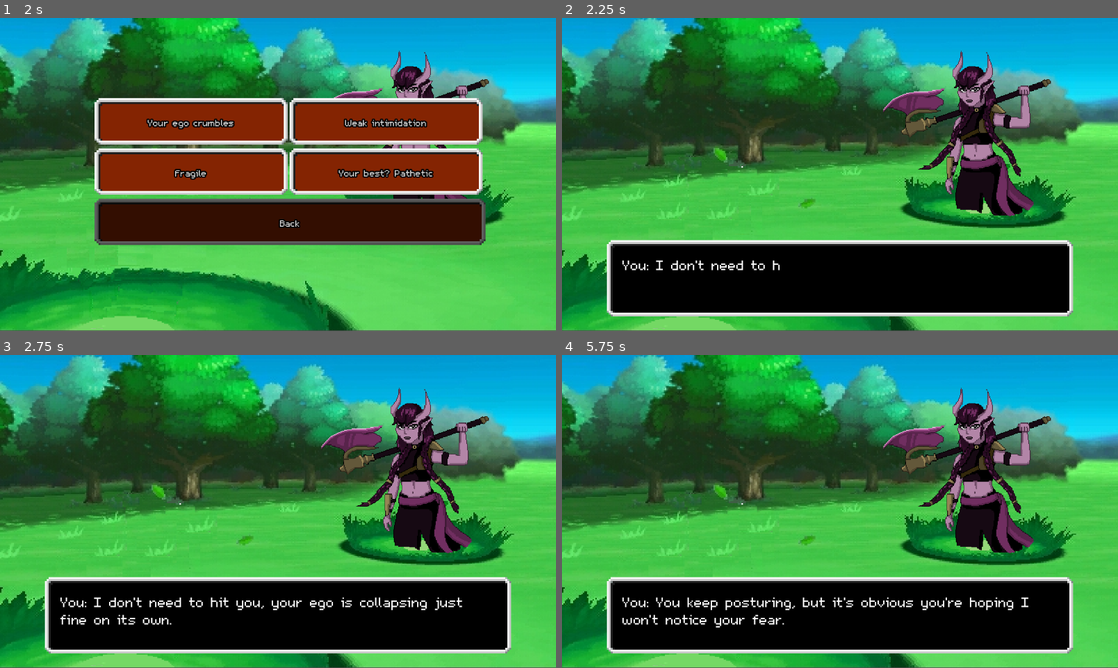
Above: before the commit, frames 1-4 (two rows, left to right).
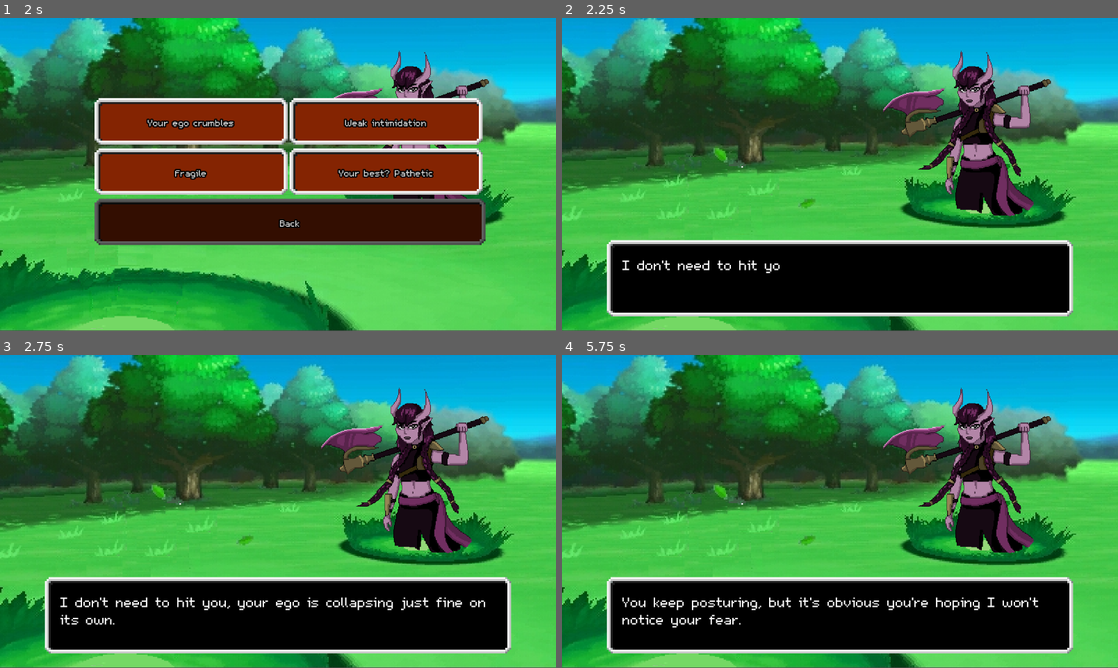
Above: after the commit, the same moments.

Repository: AyaPK/jingle-jam-2025
Game: Godot game, scene res://scenes/main_menu.tscn
The game is run twice, just before and just after one commit, with the same random seed, the same clock (stepped at 60 frames per second) and the same inputs.
Inputs (mouse positions are in pixels of both pictures, inside the frame that each line leads up to):
- Up to frame 1 (2 s): click "Furia" at 0.5 s; tap Enter (ui_accept) at 1.25, 1.52 s; move the mouse to (400, 158) at 1.27 s; tap T (test) at 1.35 s
- Up to frame 2 (2.25 s): click "Your ego crumbles" at 2 s
- Up to frame 3 (2.75 s): no input
- Up to frame 4 (5.75 s): move the mouse to (728, 527) at 2.77 s; tap T (test) at 2.85, 3.6, 4.35 s; tap Enter (ui_accept) at 3.02, 4.25, 4.52 s; move the mouse to (895, 442) at 3.52 s; move the mouse to (812, 574) at 4.27 s; click "I see your fear" at 5 s

Frame 1 is identical in both runs. In frame 2, 0.4% of the frame differs, in the area x 10-40%, y 77-82%; in frame 3, 1.4%; in frame 4, 1.5%, in the area x 10-86%, y 77-88%.

Commit message:
Tag team

Diff:
--- a/00_autoloads/00_battle_manager.gd
+++ b/00_autoloads/00_battle_manager.gd
@@ -27,20 +27,17 @@
 
 func execute_turn() -> void:
 	battle_state = STATES.EXECUTING_TURNS
-	var demon_turn = _get_demon_turn()
+	var demon_turn = _get_demon_turn(current_demon)
 
 	# Player turn
 	if player_turn is Item:
 		player_turn.effect.trigger()
 	elif player_turn is Dialog:
-		DialogPanel.push_text("You: "+player_turn.dialog_text)
-		demon_hp -= player_turn.damage
-		demon_seduction += player_turn.seduction
-		if player_turn.type == Dialog.DIALOG_TYPE.ATTACK:
-			AudioManager.play_sfx("hit")
-		else:
-			AudioManager.play_sfx("seduce")
+		_attack_with_dialog(player_turn)
 	await Signals.dialog_finished
+
+	# Partner interjection
+	_random_partner_attacks()
 
 	# Battle end checks?
 	if demon_hp <= 0:
@@ -161,6 +158,22 @@
 	# If pool is too small, return ANY dialog (shows a warning condition)
 	return pool[0]
 
-func _get_demon_turn() -> Dialog:
+func _attack_with_dialog(dialog: Dialog, demon: Demon = null) -> void:
+	DialogPanel.push_text(dialog.dialog_text, demon)
+	demon_hp -= dialog.damage
+	demon_seduction += dialog.seduction
+	if dialog.type == Dialog.DIALOG_TYPE.ATTACK:
+		AudioManager.play_sfx("hit")
+	else:
+		AudioManager.play_sfx("seduce")
+
+func _random_partner_attacks() -> void:
+	for demon in GameStateManager.seduced_demons:
+		if randi() % 100 < 10:
+			var demon_turn = _get_demon_turn(demon)
+			_attack_with_dialog(demon_turn, demon)
+			await Signals.dialog_finished
+
+func _get_demon_turn(demon: Demon) -> Dialog:
 	# TODO: More complicated logic here?
-	return current_demon.battle_dialog.pick_random()
+	return demon.battle_dialog.pick_random()
--- a/00_autoloads/00_game_state_manager.gd
+++ b/00_autoloads/00_game_state_manager.gd
@@ -1,10 +1,23 @@
 extends Node
+
+const ENVY = preload("res://resources/demons/envy.tres")
+const GLUTTONY = preload("res://resources/demons/gluttony.tres")
+const GREED = preload("res://resources/demons/greed.tres")
+const LUST = preload("res://resources/demons/lust.tres")
+const PRIDE = preload("res://resources/demons/pride.tres")
+const SLOTH = preload("res://resources/demons/sloth.tres")
+const WRATH = preload("res://resources/demons/wrath.tres")
+
+var all_demons: Array[Demon] = [ENVY, GLUTTONY, GREED, LUST, PRIDE, SLOTH, WRATH]
 
 var has_any_partners: bool :
 	get: return DEMON_STATES.SEDUCED in demon_states.values()
 
-var has_pending_demons: bool :
+var has_available_demons: bool :
 	get: return DEMON_STATES.AVAILABLE in demon_states.values()
+
+var seduced_demons: Array[Demon]:
+	get: return all_demons.filter(demon_is_seduced)
 
 enum DEMON_STATES {
 	AVAILABLE,
@@ -13,13 +26,13 @@
 }
 
 var demon_states: Dictionary = {
-	"Wrath": DEMON_STATES.AVAILABLE,
-	"Lust": DEMON_STATES.AVAILABLE,
-	"Greed": DEMON_STATES.AVAILABLE,
-	"Gluttony": DEMON_STATES.AVAILABLE,
-	"Pride": DEMON_STATES.AVAILABLE,
-	"Sloth": DEMON_STATES.AVAILABLE,
-	"Envy": DEMON_STATES.AVAILABLE
+	ENVY.internal_name: DEMON_STATES.AVAILABLE,
+	GLUTTONY.internal_name: DEMON_STATES.AVAILABLE,
+	GREED.internal_name: DEMON_STATES.AVAILABLE,
+	LUST.internal_name: DEMON_STATES.AVAILABLE,
+	PRIDE.internal_name: DEMON_STATES.AVAILABLE,
+	SLOTH.internal_name: DEMON_STATES.AVAILABLE,
+	WRATH.internal_name: DEMON_STATES.AVAILABLE
 }
 
 func _ready() -> void:
@@ -35,14 +48,14 @@
 	var demon = BattleManager.current_demon
 	demon_states[demon.internal_name] = DEMON_STATES.SEDUCED
 
-func demon_is_seduced(demon_name) -> bool:
-	return demon_states[demon_name] == DEMON_STATES.SEDUCED
+func demon_is_seduced(demon: Demon) -> bool:
+	return demon_states[demon.internal_name] == DEMON_STATES.SEDUCED
 
-func demon_is_beaten(demon_name) -> bool:
-	return demon_states[demon_name] == DEMON_STATES.BEATEN
+func demon_is_beaten(demon: Demon) -> bool:
+	return demon_states[demon.internal_name] == DEMON_STATES.BEATEN
 
 func process_battle_left() -> void:
-	if !has_pending_demons:
+	if !has_available_demons:
 		# TODO: Process game end
 		print("END OF GAME!!!!")
 		get_tree().quit()
--- a/resources/demons/envy.tres
+++ b/resources/demons/envy.tres
@@ -8,8 +8,6 @@
 script = ExtResource("1_hqoho")
 internal_name = "Envy"
 demon_name = "Covillette"
-hp = null
-seduction_target = null
 entry_text = "Oh you think you're hot shit"
 beaten_text = "God damn, you were hot shit"
 seduced_text = "I hope I have you all to myself"
--- a/resources/demons/gluttony.tres
+++ b/resources/demons/gluttony.tres
@@ -8,8 +8,6 @@
 script = ExtResource("1_umu0c")
 internal_name = "Gluttony"
 demon_name = "Solmera"
-hp = 100
-seduction_target = 100
 entry_text = "This isn't my ship"
 beaten_text = "Eugh I need a drink"
 seduced_text = "You can be the captain tonight"
--- a/resources/demons/lust.tres
+++ b/resources/demons/lust.tres
@@ -1,6 +1,5 @@
 [gd_resource type="Resource" script_class="Demon" load_steps=6 format=3 uid="uid://cgdn105ouf4xy"]
 
-[ext_resource type="Script" uid="uid://c4gsgqhrfpf7" path="res://resources/dialog/dialog.gd" id="1_4a0gm"]
 [ext_resource type="Script" uid="uid://cxxo2oqdhj527" path="res://resources/demons/demon.gd" id="1_342qf"]
 [ext_resource type="Script" uid="uid://c4gsgqhrfpf7" path="res://resources/dialog/dialog.gd" id="1_wp25f"]
 [ext_resource type="Texture2D" uid="uid://lwxu1qmdih4i" path="res://assets/art/demons/lust/lust.png" id="1_xuqwj"]
@@ -13,8 +12,6 @@
 headshot = ExtResource("2_dvtwb")
 internal_name = "Lust"
 demon_name = "Lustria"
-hp = 100
-seduction_target = 100
 entry_text = "Huh... kinda cute"
 beaten_text = "Oh... I like that"
 seduced_text = "Come over here and let me show you your prize"
--- a/resources/demons/sloth.tres
+++ b/resources/demons/sloth.tres
@@ -1,6 +1,5 @@
 [gd_resource type="Resource" script_class="Demon" load_steps=6 format=3 uid="uid://vor6hqiyihqc"]
 
-[ext_resource type="Script" uid="uid://c4gsgqhrfpf7" path="res://resources/dialog/dialog.gd" id="1_3gt25"]
 [ext_resource type="Texture2D" uid="uid://tioakh6g210i" path="res://assets/art/demons/sloth/Sloth_bottom.png" id="1_210sc"]
 [ext_resource type="Script" uid="uid://cxxo2oqdhj527" path="res://resources/demons/demon.gd" id="1_wa7or"]
 [ext_resource type="Script" uid="uid://c4gsgqhrfpf7" path="res://resources/dialog/dialog.gd" id="1_wwao2"]
@@ -17,5 +16,5 @@
 beaten_text = "Back to bed :)"
 seduced_text = "CNC means I can nap during :)	"
 lose_text = "You look so peaceful now! I'll join soon <3"
-battle_dialog = Array[ExtResource("1_3gt25")]([ExtResource("2_kk7ca")])
+battle_dialog = Array[ExtResource("1_wwao2")]([ExtResource("2_kk7ca")])
 metadata/_custom_type_script = "uid://cxxo2oqdhj527"
--- a/scenes/demon_button.gd
+++ b/scenes/demon_button.gd
@@ -7,7 +7,7 @@
 	if demon:
 		text = " "+demon.demon_name
 		demon_headshot.texture = demon.headshot
-		if GameStateManager.demon_is_beaten(demon.internal_name) or GameStateManager.demon_is_seduced(demon.internal_name):
+		if GameStateManager.demon_is_beaten(demon) or GameStateManager.demon_is_seduced(demon):
 			disabled = true
 			demon_headshot.self_modulate = Color()
 
